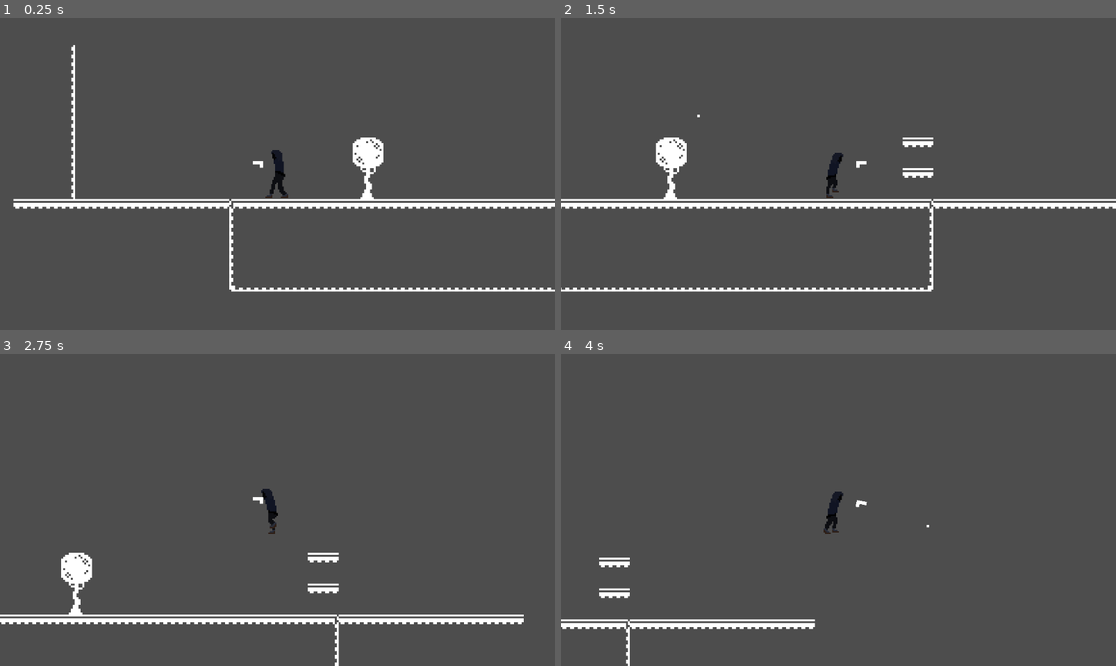
Above: before the commit, frames 1-4 (two rows, left to right).
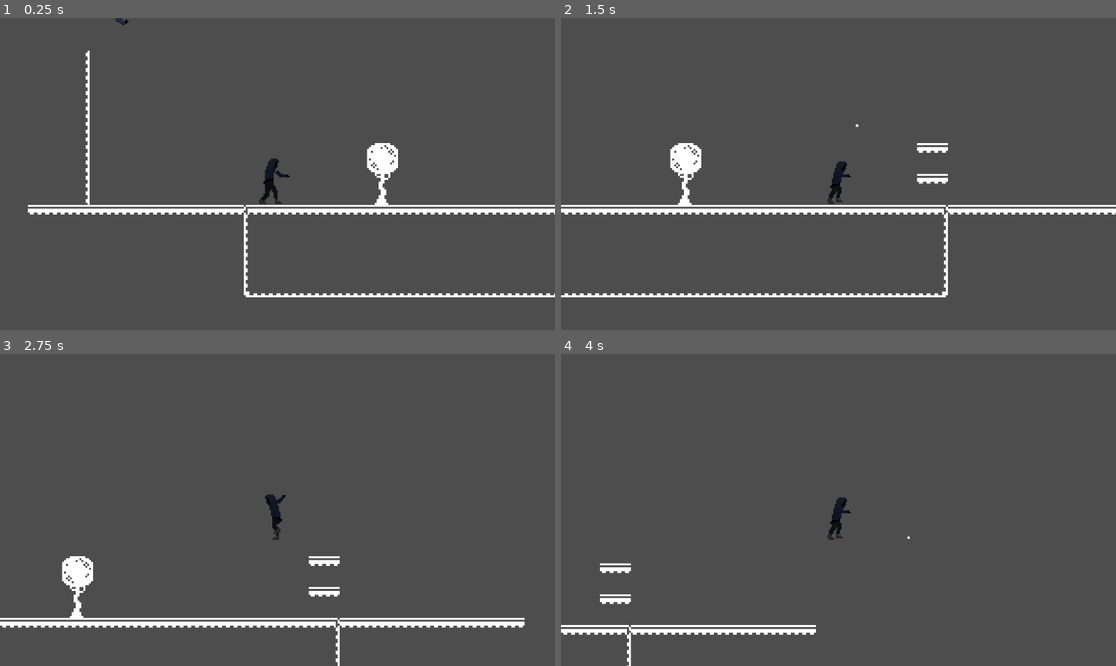
Above: after the commit, the same moments.

Repository: CarsonDecker24/2D-Platformer
Game: Godot game, scene res://level_1.tscn
The game is run twice, just before and just after one commit, with the same random seed, the same clock (stepped at 60 frames per second) and the same inputs.
Inputs (mouse positions are in pixels of both pictures, inside the frame that each line leads up to):
- Up to frame 1 (0.25 s): no input
- Up to frame 2 (1.5 s): tap Enter at 0.5 s; move the mouse to (960, 158) at 0.52 s; press the mouse at (960, 158) at 0.53 s; hold D (move_right) from 0.53 s (still down); tap W (jump) at 0.77, 1.07 s; tap Shift (shift) at 0.8, 1.35 s; move the mouse to (727, 189) at 1.27 s; release the mouse at (727, 189) at 1.28 s
- Up to frame 3 (2.75 s): tap W (jump) at 1.52, 1.82, 2.3 s; right-click (166, 525) at 1.55 s; move the mouse to (333, 441) at 2.02 s; release D (move_right) at 2.03 s; hold A (move_left) from 2.03 s (still down); hold Right mouse button (right_click, bound only after the commi… from 2.03 s (still down)
- Up to frame 4 (4 s): move the mouse to (810, 572) at 2.77 s; release A (move_left) at 2.78 s; release Right mouse button (right_click, bound only after the commi… at 2.78 s; hold D (move_right) from 2.78 s (still down); tap W (jump) at 2.85, 3.02, 3.32, 3.77 s; click (810, 572) at 3.05 s; move the mouse to (1005, 556) at 3.52 s; press the mouse at (1005, 556) at 3.53 s; tap Shift (shift) at 3.8 s

The runs differ from the first frame. In frame 1, 6.8% of the frame differs, in the area x 2-100%, y 0-90%; in frame 2, 6.9%, in the area x 0-100%, y 30-90%; in frame 3, 4.1%; in frame 4, 2.3%.

Commit message:
9/27/23
added sprites and tried to get some of the timers for animation to work, to no avail

Diff:
--- a/AnimatedSprite2D.gd
+++ b/AnimatedSprite2D.gd
@@ -1,16 +1,20 @@
 extends AnimatedSprite2D
 
-
-# Called when the node enters the scene tree for the first time.
-func _ready():
-	pass # Replace with function body.
 var current = "idle"
 var frameHolder=0
 var facing = "right"
 var fallTest= 0.00
+var animationTimer= 0
+var holdingArm
+# Called when the node enters the scene tree for the first time.
+func _ready():
+	holdingArm = get_node("PivotHoldingArm")
+	pass # Replace with function body.
+
 
 # Called every frame. 'delta' is the elapsed time since the previous frame.
 func _process(delta):
+	animationTimer += delta
 
 	#IDLE STATE=====================================================================================
 	if current == "idle":
@@ -19,28 +23,33 @@
 		if Input.is_action_pressed("move_left") and facing == "left":
 			current = "windupRightWalk"
 			play("windupRightWalk")
+			animationTimer=0
 
 		#if they are FACING RIGHT and start to MOVE RIGHT===========================================
 		elif Input.is_action_pressed("move_right") and facing == "right":
 			current = "windupRightWalk"
 			play("windupRightWalk")
+			animationTimer=0
 
 		#if they are FACING LEFT and start to MOVE RIGHT===========================================
 		elif Input.is_action_pressed("move_right") and facing=="left":
 			_quickturn()
 			play("turnIdle")
 			current="playThenWind"
+			animationTimer=0
 
 		#if they are FACING RIGHT and start to MOVE LEFT============================================
 		elif Input.is_action_pressed("move_left") and facing=="right":
 			_quickturn()
 			play("turnIdle")
 			current = "playThenWind"
+			animationTimer=0
 
 		#if they JUMP
 		elif Input.is_action_pressed("jump"):
 			current = "jumpIdleRight"
 			play("jumpIdleRight")
+			animationTimer=0
 
 
 
@@ -96,6 +105,9 @@
 
 	#WINDUP TO THE WALK STATE ======================================================================
 	if current == "windupRightWalk":
+
+
+
 
 		#if the PLAYER stops MOVING RIGHT before the RIGHT WALK CYCLE plays=========================
 		if not Input.is_action_pressed("move_right"):
@@ -120,6 +132,7 @@
 			frameHolder=frame
 			play_backwards("windupRightWalk")
 			set_frame_and_progress(frame,0.00)
+
 
 
 	#if the player is walking right=================================================================
--- a/Player.gd
+++ b/Player.gd
@@ -9,23 +9,28 @@
 
 var direction
 var pivot
+var pivot2
 var weapon_sprite
+var weapon_sprite2
+var weapon_sprite3
 var weapon_flipped = false
 var mousepoint
 var aim_vector
 var wall_sliding = false
-var facing = -1
+var facing = 1
 var max_fall_speed = -1
 var activemovespeed = 0
 var aiming = false
 var aim_timer = 0
 
+
 # Get the gravity from the project settings to be synced with RigidBody nodes.
 var gravity = ProjectSettings.get_setting("physics/2d/default_gravity")
 
 func _ready():
-	pivot = get_node("Pivot")
-	weapon_sprite = get_node("Pivot/Sprite2D")
+	pivot = get_node("PivotHoldingArm")
+	pivot2 = get_node("PivotPullingArm")
+	weapon_sprite = get_node("PivotHoldingArm/HoldingArmAnimation")
 	direction = 0
 
 func _process(delta):
@@ -39,16 +44,20 @@
 	#Aim functions
 	_aim()
 
-	if Input.is_action_pressed("left_click"):
+	if Input.is_action_pressed("right_click"):
 		aim_timer += delta
 		print(aim_timer)
 		if aim_timer > .2:
 			aiming = true
+	else:
+		aiming=false
+		aim_timer = 0
 
 	#Shoot function
 	if Input.is_action_just_released("left_click"):
 		_shoot()
-		aiming = false
+		if not Input.is_action_pressed("right_click"):
+			aiming = false
 		aim_timer = 0
 
 func _physics_process(delta):
@@ -125,14 +134,18 @@
 		#Aim toward mouse position
 		#CHANGE THIS, NEEDS TO AIM FROM PIVOT NOT THE PLAYER'S CENTERa
 		pivot.rotation = get_angle_to(get_global_mouse_position())
+		#pivot2.rotation = get_angle_to(get_global_mouse_position())
+		print(pivot.rotation)
 
 		#Flip sprite to always be facing upward
 		if (pivot.rotation_degrees > 90 or pivot.rotation_degrees < -90) and not weapon_flipped:
 			weapon_sprite.scale.y *= -1
 			weapon_flipped = true
+
 		elif not (pivot.rotation_degrees > 90 or pivot.rotation_degrees < -90) and weapon_flipped:
 			weapon_sprite.scale.y *= -1
 			weapon_flipped = false
+
 	else:
 		#if not aiming, just point straight in the direction
 		if facing == 1 and weapon_flipped:
@@ -152,6 +165,6 @@
 	#Creates an instance of the bullet scene, sets inital rotation, and sets velocity to shoot at mouse
 	var bullet = bulletPath.instantiate()
 	add_sibling(bullet)
-	bullet.position = get_node("Pivot/Sprite2D/BulletSpawn").global_position
+	bullet.position = get_node("PivotHoldingArm/HoldingArmAnimation/BulletSpawn").global_position
 	bullet.rotation = pivot.rotation
 	bullet.set_axis_velocity(Vector2(200,0).rotated(bullet.rotation))
--- a/player.tscn
+++ b/player.tscn
@@ -1,11 +1,10 @@
-[gd_scene load_steps=50 format=3 uid="uid://dblot7f26i2w"]
+[gd_scene load_steps=60 format=3 uid="uid://dblot7f26i2w"]
 
 [ext_resource type="Script" path="res://Player.gd" id="1_fhlp4"]
 [ext_resource type="Texture2D" uid="uid://bt4yolitq4cdo" path="res://Assets/player sprites/unwindRightWalk/unwindRightWalk6.png" id="2_md6y6"]
 [ext_resource type="Script" path="res://AnimatedSprite2D.gd" id="3_14dt8"]
 [ext_resource type="Texture2D" uid="uid://bie3x74xe3nbf" path="res://Assets/player sprites/walkRight/walkRight0.png" id="3_gxe6m"]
 [ext_resource type="Texture2D" uid="uid://bw45dtcuo4gvs" path="res://Assets/player sprites/skidRight/sprite skid0.png" id="3_kc08g"]
-[ext_resource type="Texture2D" uid="uid://dewofdup5nkhs" path="res://Assets/weapon.png" id="3_lo0dl"]
 [ext_resource type="Texture2D" uid="uid://ds70y1gcucix1" path="res://Assets/player sprites/unwindRightWalk/unwindRightWalk0.png" id="3_wvr7d"]
 [ext_resource type="Texture2D" uid="uid://blow1t1o217y4" path="res://Assets/player sprites/unwindRightWalk/unwindRightWalk1.png" id="4_hsekd"]
 [ext_resource type="Texture2D" uid="uid://b31fe2aq4pl4e" path="res://Assets/player sprites/walkRight/walkRight1.png" id="4_rws1l"]
@@ -47,6 +46,15 @@
 [ext_resource type="Texture2D" uid="uid://b6b2fio31mkqn" path="res://Assets/player sprites/windupRightWalk/windupRightW08.png" id="19_j50x8"]
 [ext_resource type="Texture2D" uid="uid://0q7bhmuehib4" path="res://Assets/player sprites/turnIdle/flipped again7.png" id="19_qx7gr"]
 [ext_resource type="Texture2D" uid="uid://bqa2syt7wbrlr" path="res://Assets/player sprites/windupRightWalk/windupRightW09.png" id="20_obmkk"]
+[ext_resource type="Texture2D" uid="uid://b5ossokt31g8s" path="res://Assets/player sprites/arms n bows/holding arm/arm 0.png" id="47_jon8e"]
+[ext_resource type="Texture2D" uid="uid://c1kxqfy4rcksp" path="res://Assets/player sprites/arms n bows/holding arm/arm 1.png" id="48_0epx1"]
+[ext_resource type="Texture2D" uid="uid://xrrr37tot80e" path="res://Assets/player sprites/arms n bows/holding arm/arm 2.png" id="49_mgsur"]
+[ext_resource type="Texture2D" uid="uid://c6l7va5eoonin" path="res://Assets/player sprites/arms n bows/pulling arm/pulling arm0.png" id="50_xwr50"]
+[ext_resource type="Texture2D" uid="uid://ccbjdcqbsccm4" path="res://Assets/player sprites/arms n bows/pulling arm/pulling arm1.png" id="51_t1chu"]
+[ext_resource type="Texture2D" uid="uid://dtqeptmdgg6lx" path="res://Assets/player sprites/arms n bows/pulling arm/pulling arm2.png" id="52_jhmcq"]
+[ext_resource type="Texture2D" uid="uid://ba3n0xxy4x6k3" path="res://Assets/player sprites/arms n bows/pulling arm/pulling arm3.png" id="53_cu28b"]
+[ext_resource type="Texture2D" uid="uid://beumjhgbivrwm" path="res://Assets/player sprites/arms n bows/pulling arm/pulling arm4.png" id="54_dd160"]
+[ext_resource type="Texture2D" uid="uid://c5pifmqjo5ugr" path="res://Assets/player sprites/arms n bows/pulling arm/pulling arm5.png" id="55_w1wif"]
 
 [sub_resource type="SpriteFrames" id="SpriteFrames_u6u7g"]
 animations = [{
@@ -113,7 +121,7 @@
 }],
 "loop": false,
 "name": &"turnIdle",
-"speed": 60.0
+"speed": 100.0
 }, {
 "frames": [{
 "duration": 1.0,
@@ -230,41 +238,107 @@
 radius = 6.0
 height = 26.0
 
+[sub_resource type="SpriteFrames" id="SpriteFrames_8ko50"]
+animations = [{
+"frames": [{
+"duration": 1.0,
+"texture": ExtResource("47_jon8e")
+}, {
+"duration": 1.0,
+"texture": ExtResource("48_0epx1")
+}, {
+"duration": 1.0,
+"texture": ExtResource("49_mgsur")
+}],
+"loop": true,
+"name": &"charge_holding",
+"speed": 5.0
+}, {
+"frames": [{
+"duration": 1.0,
+"texture": ExtResource("47_jon8e")
+}],
+"loop": true,
+"name": &"hold_holding",
+"speed": 5.0
+}]
+
+[sub_resource type="SpriteFrames" id="SpriteFrames_bc5os"]
+animations = [{
+"frames": [{
+"duration": 1.0,
+"texture": ExtResource("50_xwr50")
+}, {
+"duration": 1.0,
+"texture": ExtResource("51_t1chu")
+}, {
+"duration": 1.0,
+"texture": ExtResource("52_jhmcq")
+}, {
+"duration": 1.0,
+"texture": ExtResource("53_cu28b")
+}, {
+"duration": 1.0,
+"texture": ExtResource("54_dd160")
+}, {
+"duration": 1.0,
+"texture": ExtResource("55_w1wif")
+}],
+"loop": true,
+"name": &"charge_pulling",
+"speed": 5.0
+}, {
+"frames": [{
+"duration": 1.0,
+"texture": ExtResource("50_xwr50")
+}],
+"loop": true,
+"name": &"hold_pulling",
+"speed": 5.0
+}]
+
 [node name="Player" type="CharacterBody2D"]
-position = Vector2(78, 66)
+z_index = -1
+position = Vector2(81, 62)
 script = ExtResource("1_fhlp4")
 
-[node name="AnimatedSprite2D" type="AnimatedSprite2D" parent="."]
+[node name="PlayerBodyAnimation" type="AnimatedSprite2D" parent="."]
 texture_filter = 1
-position = Vector2(1, -7)
+position = Vector2(-4, 4)
 scale = Vector2(0.05, 0.05)
 sprite_frames = SubResource("SpriteFrames_u6u7g")
-animation = &"turnIdle"
+animation = &"windupRightWalk"
+frame = 1
 script = ExtResource("3_14dt8")
 
-[node name="AnimationTimer" type="Timer" parent="AnimatedSprite2D"]
-wait_time = 0.975
-autostart = true
-
-[node name="CollisionShape2D" type="CollisionShape2D" parent="."]
-position = Vector2(-2, -7)
+[node name="PlayerHitbox" type="CollisionShape2D" parent="."]
+position = Vector2(-6, 4)
 shape = SubResource("CapsuleShape2D_upuir")
 
 [node name="Camera" type="Camera2D" parent="."]
-position = Vector2(4, -7)
+position = Vector2(-3, 1)
 zoom = Vector2(4, 4)
 
 [node name="Reload" type="Timer" parent="."]
 
-[node name="Pivot" type="Node2D" parent="."]
-position = Vector2(5, -12)
-
-[node name="Sprite2D" type="Sprite2D" parent="Pivot"]
-texture_filter = 1
-position = Vector2(11, 0)
-scale = Vector2(1.75, 1.75)
-texture = ExtResource("3_lo0dl")
-
-[node name="BulletSpawn" type="Node2D" parent="Pivot/Sprite2D"]
-position = Vector2(1.14286, -0.571426)
-scale = Vector2(0.571429, 0.571429)
+[node name="PivotHoldingArm" type="Node2D" parent="."]
+position = Vector2(-7, 0)
+
+[node name="HoldingArmAnimation" type="AnimatedSprite2D" parent="PivotHoldingArm"]
+light_mask = 0
+visibility_layer = 2
+position = Vector2(7.5, 1)
+scale = Vector2(0.05, 0.05)
+sprite_frames = SubResource("SpriteFrames_8ko50")
+animation = &"hold_holding"
+
+[node name="BulletSpawn" type="Node2D" parent="PivotHoldingArm/HoldingArmAnimation"]
+position = Vector2(13, -0.999996)
+scale = Vector2(1, 1)
+
+[node name="PivotPullingArm" type="Node" parent="."]
+
+[node name="PivotPullingArm" type="AnimatedSprite2D" parent="PivotPullingArm"]
+scale = Vector2(0.05, 0.05)
+sprite_frames = SubResource("SpriteFrames_bc5os")
+animation = &"charge_pulling"
--- a/project.godot
+++ b/project.godot
@@ -47,3 +47,8 @@
 "events": [Object(InputEventKey,"resource_local_to_scene":false,"resource_name":"","device":-1,"window_id":0,"alt_press …(182 unchanged characters)…
 ]
 }
+right_click={
+"deadzone": 0.5,
+"events": [Object(InputEventMouseButton,"resource_local_to_scene":false,"resource_name":"","device":-1,"window_id":0,"alt_pressed":false,"shift_pressed":false,"ctrl_pressed":false,"meta_pressed":false,"button_mask":2,"position":Vector2(70, 14),"global_position":Vector2(74, 57),"factor":1.0,"button_index":2,"canceled":false,"pressed":true,"double_click":false,"script":null)
+]
+}
Binary file added: Assets/player sprites/arms n bows/1bow varients/1RegularBow/bow sprite0.png
Not shown, added: Assets/player sprites/arms n bows/1bow varients/1RegularBow/bow sprite0.png.import
Binary file added: Assets/player sprites/arms n bows/1bow varients/1RegularBow/bow sprite1.png
Not shown, added: Assets/player sprites/arms n bows/1bow varients/1RegularBow/bow sprite1.png.import
Binary file added: Assets/player sprites/arms n bows/1bow varients/1RegularBow/bow sprite2.png
Not shown, added: Assets/player sprites/arms n bows/1bow varients/1RegularBow/bow sprite2.png.import
Binary file added: Assets/player sprites/arms n bows/1bow varients/1RegularBow/bow sprite3.png
Not shown, added: Assets/player sprites/arms n bows/1bow varients/1RegularBow/bow sprite3.png.import
Binary file added: Assets/player sprites/arms n bows/1bow varients/1RegularBow/bow sprite4.png
Not shown, added: Assets/player sprites/arms n bows/1bow varients/1RegularBow/bow sprite4.png.import
Binary file added: Assets/player sprites/arms n bows/1bow varients/1RegularBow/bow sprite5.png
Not shown, added: Assets/player sprites/arms n bows/1bow varients/1RegularBow/bow sprite5.png.import
(and 18 more such lines)
